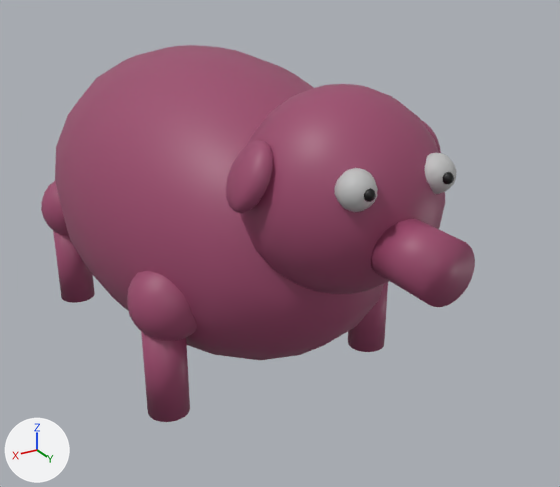
Two versions of the FBX model Assets/_Assets/blenderAssets/Pig/Pig.fbx, one commit apart.
One viewpoint serves both versions: a 50 mm camera at (2.94, 6.14, 3.88) aimed at (-0.26, 0.81, 1.21). The axes (+X, +Y, +Z) are drawn at lower left. The lights are the same throughout. Where no turn or scale is listed for an object, it has been applied to the vertices.

Script lines for the objects in view, before the commit:
```python
ob_cylinder = bpy.data.objects.new('Cylinder', me_cylinder)
ob_cylinder.parent = ob_pigbody
ob_cylinder.location = (1.002, 0.691, -0.926)
ob_cylinder.scale = (1.0, 0.592, 1.0)
ob_cylinder_001 = bpy.data.objects.new('Cylinder.001', me_cylinder_001)
ob_cylinder_001.parent = ob_pigbody
ob_cylinder_001.location = (-1.002, 0.673, -0.926)
ob_cylinder_001.rotation_euler = (0.0, 0.0, -3.142)  # degrees (0, 0, -180)
ob_cylinder_001.scale = (1.0, 0.592, 1.0)
ob_cylinder_002 = bpy.data.objects.new('Cylinder.002', me_cylinder_002)
ob_cylinder_002.parent = ob_pigbody
ob_cylinder_002.location = (1.002, -0.711, -0.926)
ob_cylinder_002.scale = (1.0, 0.592, 1.0)
ob_earleft = bpy.data.objects.new('EarLeft', me_sphere_008)
ob_earleft.parent = ob_pigbody
ob_earleft.location = (-0.693, 1.201, 0.852)
ob_earleft.rotation_euler = (0.0, 0.471, 0.0)  # degrees (0, 27, 0)
ob_earleft.scale = (0.52, 0.633, 1.21)
ob_earright = bpy.data.objects.new('EarRight', me_sphere_007)
ob_earright.parent = ob_pigbody
ob_earright.location = (0.693, 1.201, 0.852)
ob_earright.rotation_euler = (0.0, -0.471, 0.0)  # degrees (0, -27, 0)
ob_earright.scale = (0.52, 0.633, 1.21)
ob_eyeleft = bpy.data.objects.new('EyeLeft', me_sphere_010)
ob_eyeleft.parent = ob_pigbody
ob_eyeleft.location = (-0.309, 1.559, 0.875)
ob_eyeleft.scale = (1.0, 0.592, 1.0)
ob_legleftfront = bpy.data.objects.new('LegLeftFront', me_sphere_001)
ob_legleftfront.parent = ob_pigbody
ob_legleftfront.location = (0.934, 0.682, -0.342)
ob_legleftfront.scale = (1.0, 0.592, 1.0)
ob_pigbody = bpy.data.objects.new('PigBody', me_sphere)
ob_pigbody.location = (0.0, 0.0, 1.48)
ob_pigbody.scale = (1.0, 1.69, 1.0)
ob_pighead = bpy.data.objects.new('PigHead', me_sphere_006)
ob_pighead.parent = ob_pigbody
ob_pighead.location = (0.0, 1.211, 0.644)
ob_pighead.scale = (1.0, 0.592, 1.0)
# also in view: 'EyeRight' at (0.31, 2.64, 2.36); 'Snout' at (0.0, 2.87, 1.94); 'LegLeftBack' at (0.93, -1.22, 1.14)
```
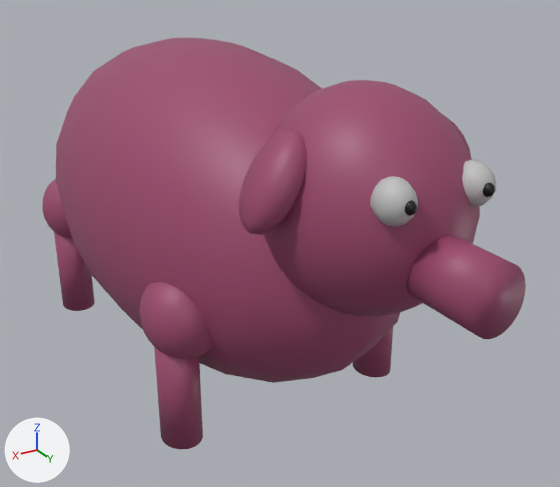
Changed parts and their boxes (x1, y1, x2, y2) in the pictures (560 x 487 px):
'PigBody', moved, rescaled (9% taller)
    before: (55, 45, 384, 360)
    after: (56, 38, 400, 383)
'PigHead', moved, rescaled (13% taller)
    before: (240, 84, 445, 294)
    after: (263, 80, 480, 317)
'Snout', moved, rescaled (14% wider, 18% taller)
    before: (371, 219, 475, 307)
    after: (407, 235, 526, 339)
'EarRight', moved, turned, rescaled
    before: (226, 140, 273, 213)
    after: (239, 131, 307, 235)
'Cylinder', moved, rescaled (12% taller)
    before: (141, 331, 190, 422)
    after: (154, 347, 203, 449)
'LegLeftFront', moved, rescaled (10% taller)
    before: (127, 271, 197, 341)
    after: (140, 282, 212, 359)
'EyeRight', moved, rescaled (9% wider, 16% taller)
    before: (334, 168, 378, 212)
    after: (370, 176, 418, 227)
'Cylinder.001', moved, rescaled
    before: (348, 282, 388, 352)
    after: (353, 327, 393, 377)
'Cylinder.002', moved, rescaled (10% taller)
    before: (53, 231, 95, 303)
    after: (54, 232, 95, 311)
'EyeLeft', moved, rescaled (14% taller)
    before: (424, 153, 457, 194)
    after: (462, 160, 496, 207)
'LegLeftBack', moved, rescaled
    before: (41, 181, 69, 236)
    after: (43, 179, 73, 239)
'PupilRight', moved, rescaled
    before: (364, 188, 376, 202)
    after: (405, 200, 417, 216)
'PupilLeft', moved, rescaled (8% wider, 15% taller)
    before: (443, 172, 454, 184)
    after: (483, 183, 495, 197)
'EarLeft', moved, turned, rescaled
    before: (421, 120, 441, 153)
    after: (444, 115, 472, 160)

Patch to the scene script:
```diff
--- a/Assets/_Assets/blenderAssets/Pig/Pig.fbx.py
+++ b/Assets/_Assets/blenderAssets/Pig/Pig.fbx.py
@@ ob_eyeright @@
 ob_eyeright = bpy.data.objects.new('EyeRight', me_sphere_009)
-ob_eyeright.parent = ob_pigbody
 ob_eyeright.location = (0.309, 1.559, 0.875)
@@ ob_cylinder_002 @@
 ob_cylinder_002 = bpy.data.objects.new('Cylinder.002', me_cylinder_002)
-ob_cylinder_002.parent = ob_pigbody
-ob_cylinder_002.location = (1.002, -0.711, -0.926)
-ob_cylinder_002.scale = (1.0, 0.592, 1.0)
+ob_cylinder_002.location = (0.964, -1.355, 0.445)
+ob_cylinder_002.scale = (0.962, 1.13, 1.15)
@@ ob_pigbody @@
 ob_pigbody = bpy.data.objects.new('PigBody', me_sphere)
-ob_pigbody.location = (0.0, 0.0, 1.48)
-ob_pigbody.scale = (1.0, 1.69, 1.0)
+ob_pigbody.location = (0.0, 0.0, 1.443)
+ob_pigbody.scale = (0.962, 1.91, 1.08)
@@ ob_pupilright @@
 ob_pupilright = bpy.data.objects.new('PupilRight', me_sphere_011)
-ob_pupilright.parent = ob_pigbody
 ob_pupilright.location = (0.302, 1.628, 0.879)
@@ ob_pupilleft @@
 ob_pupilleft = bpy.data.objects.new('PupilLeft', me_sphere_012)
-ob_pupilleft.parent = ob_pigbody
-ob_pupilleft.location = (-0.302, 1.628, 0.879)
-ob_pupilleft.scale = (1.0, 0.592, 1.0)
+ob_pupilleft.location = (-0.29, 3.101, 2.391)
+ob_pupilleft.scale = (0.962, 1.13, 1.08)
@@ ob_pighead @@
 ob_pighead = bpy.data.objects.new('PigHead', me_sphere_006)
-ob_pighead.parent = ob_pigbody
-ob_pighead.location = (0.0, 1.211, 0.644)
-ob_pighead.scale = (1.0, 0.592, 1.0)
+ob_pighead.location = (0.0, 2.307, 2.137)
+ob_pighead.scale = (0.962, 1.13, 1.08)
@@ ob_snout @@
 ob_snout = bpy.data.objects.new('Snout', me_cylinder_004)
-ob_snout.parent = ob_pigbody
-ob_snout.location = (0.0, 1.696, 0.456)
+ob_snout.location = (0.0, 3.23, 1.935)
 ob_snout.rotation_euler = (1.571, 0.0, 0.0)  # degrees (90, 0, 0)
-ob_snout.scale = (1.0, 1.0, 0.592)
+ob_snout.scale = (0.962, 1.08, 1.13)
@@ ob_earright @@
 ob_earright = bpy.data.objects.new('EarRight', me_sphere_007)
-ob_earright.parent = ob_pigbody
-ob_earright.location = (0.693, 1.201, 0.852)
-ob_earright.rotation_euler = (0.0, -0.471, 0.0)  # degrees (0, -27, 0)
-ob_earright.scale = (0.52, 0.633, 1.21)
+ob_earright.location = (0.667, 2.289, 2.362)
+ob_earright.rotation_euler = (0.0255, -0.546, 0.0191)  # degrees (1.5, -31, 1.1)
+ob_earright.scale = (0.767, 1.23, 1.69)
@@ ob_earleft @@
 ob_earleft = bpy.data.objects.new('EarLeft', me_sphere_008)
-ob_earleft.parent = ob_pigbody
-ob_earleft.location = (-0.693, 1.201, 0.852)
-ob_earleft.rotation_euler = (0.0, 0.471, 0.0)  # degrees (0, 27, 0)
-ob_earleft.scale = (0.52, 0.633, 1.21)
+ob_earleft.location = (-0.667, 2.289, 2.362)
+ob_earleft.rotation_euler = (0.0255, 0.546, -0.0191)  # degrees (1.5, 31, -1.1)
+ob_earleft.scale = (0.767, 1.23, 1.69)
@@ ob_cylinder_001 @@
 ob_cylinder_001 = bpy.data.objects.new('Cylinder.001', me_cylinder_001)
-ob_cylinder_001.parent = ob_pigbody
-ob_cylinder_001.location = (-1.002, 0.673, -0.926)
+ob_cylinder_001.location = (-0.964, 1.283, 0.445)
 ob_cylinder_001.rotation_euler = (0.0, 0.0, -3.142)  # degrees (0, 0, -180)
-ob_cylinder_001.scale = (1.0, 0.592, 1.0)
+ob_cylinder_001.scale = (0.962, 1.13, 1.15)
@@ ob_legleftfront @@
 ob_legleftfront = bpy.data.objects.new('LegLeftFront', me_sphere_001)
-ob_legleftfront.parent = ob_pigbody
-ob_legleftfront.location = (0.934, 0.682, -0.342)
-ob_legleftfront.scale = (1.0, 0.592, 1.0)
+ob_legleftfront.location = (0.899, 1.299, 1.075)
+ob_legleftfront.scale = (0.962, 1.13, 1.08)
@@ ob_cylinder @@
 ob_cylinder = bpy.data.objects.new('Cylinder', me_cylinder)
-ob_cylinder.parent = ob_pigbody
-ob_cylinder.location = (1.002, 0.691, -0.926)
-ob_cylinder.scale = (1.0, 0.592, 1.0)
+ob_cylinder.location = (0.964, 1.316, 0.445)
+ob_cylinder.scale = (0.962, 1.13, 1.15)
@@ ob_eyeleft @@
 ob_eyeleft = bpy.data.objects.new('EyeLeft', me_sphere_010)
-ob_eyeleft.parent = ob_pigbody
-ob_eyeleft.location = (-0.309, 1.559, 0.875)
-ob_eyeleft.scale = (1.0, 0.592, 1.0)
+ob_eyeleft.location = (-0.297, 2.971, 2.387)
+ob_eyeleft.scale = (0.962, 1.13, 1.08)
@@ ob_legleftback @@
 ob_legleftback.parent = ob_pigbody
-ob_legleftback.location = (0.934, -0.72, -0.342)
-ob_legleftback.scale = (1.0, 0.592, 1.0)
+ob_legleftback.location = (0.899, -1.372, 1.075)
+ob_legleftback.scale = (0.962, 1.13, 1.08)
```
